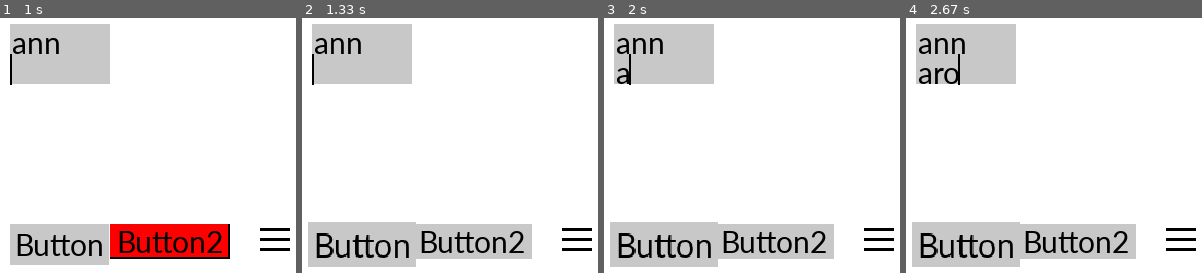
Above: before the commit, frames 1-4 (left to right).
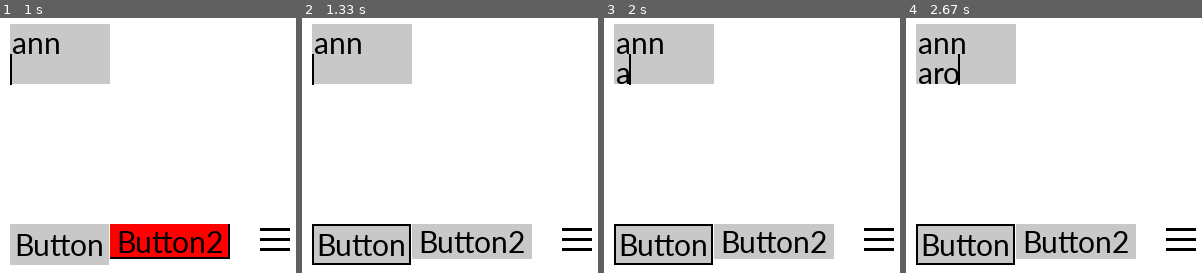
Above: after the commit, the same moments.

Repository: TheBigKahuna353/PygameUI
Game: pygame game, started from Example.py
Two runs of this game, one before a commit and one after it. Both use one fixed random seed, a clock stepped at 60 frames per second and the inputs below.
Inputs (mouse positions are in pixels of both pictures, inside the frame that each line leads up to):
- Up to frame 1 (1 s): type "ann" at 0.33 s; tap Enter at 0.67 s; click (168, 239) at 0.93 s
- Up to frame 2 (1.33 s): click (361, 244) at 1.27 s
- Up to frame 3 (2 s): type "a" at 1.55 s; tap Enter at 1.68 s
- Up to frame 4 (2.67 s): type "r" at 2.1 s; tap Enter at 2.23 s; type "o" at 2.65 s

Frame 1 is identical in both runs. In frame 2, 2.9% of the frame differs, in the area x 2-39%, y 80-98%; in frame 3, 2.9%; in frame 4, 2.9%.

Commit message:
Comments in Example.py

Diff:
--- a/Example.py
+++ b/Example.py
@@ -1,41 +1,87 @@
 import pygame
 import UI
 
+
+#setup pygame
 pygame.init()
-size = width, height = 500, 400
-screen = pygame.display.set_mode(size)
+screen = UI.Window(500,400) #creates a window 500x400
 
+#this function will run when button1 is clicked
 def button_clicked():
     print("button clicked")
 
+#create our textBoxes and Buttons
+InputBox = UI.TextBox(
+    x = 100,
+    y = 100,
+    w = 100,
+    h = 30,
+    background=(200,200,200),
+    lines = 2,
+    cursor = True
+)
+button1 = UI.Button(
+    x = 100,
+    y = 300,
+    w = 10,
+    h = 5,
+    calculateSize = True,
+    outline = True,
+    background = (200,200,200),
+    action = button_clicked,
+    dont_generate = True
+)
 
-InputBox = UI.TextBox(100,100,100,30,background=(200,200,200), lines=2,cursor=True)
+print(button1)
 
-button = UI.Button(100,300,w=10,h=5,text="Button",calculateSize=True,outline=True,background = (200,200,200), action = button_clicked,enlarge=True)
-button2 = UI.Button(200,300,w=120,h=35,text="Button2",half_outline=True,background = (200,200,200), hover_background_color=(255,0,0))
+#becuase we want to calculate the size of button1 without text or an image, we can use 'dont_generate = True'
+#then use Update_text(text) to calculate the size
 
-button_img = pygame.Surface((30,30),pygame.SRCALPHA)
+button1.Update_text("Button")
+
+button2 = UI.Button(
+    x = 200,
+    y = 300,
+    w = 120,
+    h = 35,
+    text = "Button2",
+    half_outline = True,
+    background = (200,200,200),
+    hover_background_color = (255,0,0)
+)
+
+#create an image for our button
+button_img = pygame.Surface((30,30),pygame.SRCALPHA) #the pygame.SRCHALPHA makes it transparent
 pygame.draw.line(button_img,(0,0,0),(0,5),(30,5),3)
 pygame.draw.line(button_img,(0,0,0),(0,15),(30,15),3)
 pygame.draw.line(button_img,(0,0,0),(0,25),(30,25),3)
 
-button_img = UI.Button(350,300,image=button_img,enlarge=True)
+#create our button using our image
+button_img = UI.Button(
+    x = 350,
+    y = 300,
+    image = button_img,
+    enlarge = True,
+)
+
 
 running = True
 # Game Loop
 while running:
     screen.fill((255,255,255))
 
+    #draw and update our buttons and textbox
     InputBox.draw()
-    button.update()
-    if button2.update():
+    button1.update()
+    if button2.update(): #if button2 is clicked, it will return True
         print("button2 clicked")
+
     button_img.update()
 
+
     pygame.display.update()
-
     for e in pygame.event.get():             # checks all events that happen
         if e.type == pygame.QUIT:
             running = False
-        elif e.type == pygame.KEYDOWN:
-            InputBox.key_down(e)
+        elif e.type == pygame.KEYDOWN:  #if a key is pressed, update the Textbox
+            InputBox.key_down(e) #supply the event to the Textbox
--- a/UI.py
+++ b/UI.py
@@ -69,6 +69,11 @@
             self.hover_image.blit(txt,((self.w - txt.get_width())//2, (self.h - txt.get_height())//2))
         elif self.hover_image == None:
             self.hover_image = self.image.copy()
+            if self.outline:
+                pygame.draw.rect(self.hover_image,(0,0,0,255),(0,0,self.w,self.outline_amount))
+                pygame.draw.rect(self.hover_image,(0,0,0,255),(0,0,self.outline_amount,self.h))
+                pygame.draw.rect(self.hover_image,(0,0,0,255),(self.w,self.h,-self.w,-self.outline_amount))
+                pygame.draw.rect(self.hover_image,(0,0,0,255),(self.w,self.h,-self.outline_amount, -self.h))
         if self.enlarge:
             size = (int(self.w * self.enlarge_amount), int(self.h * self.enlarge_amount))
             self.dx, self.dy = size[0] - self.w, size[1] - self.h
@@ -97,7 +102,6 @@
         if self.caclulateSize:
             self._caclulate_size()
         self._Generate_images()
-        print(self.image, text)
 
 
     #update the button, this should get called every frame
